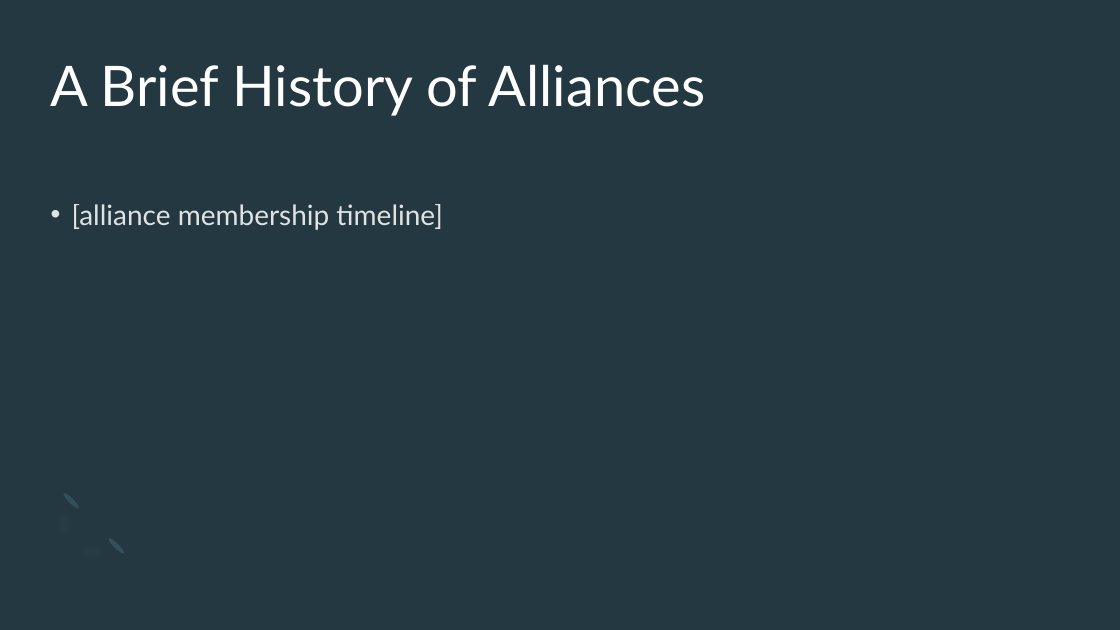
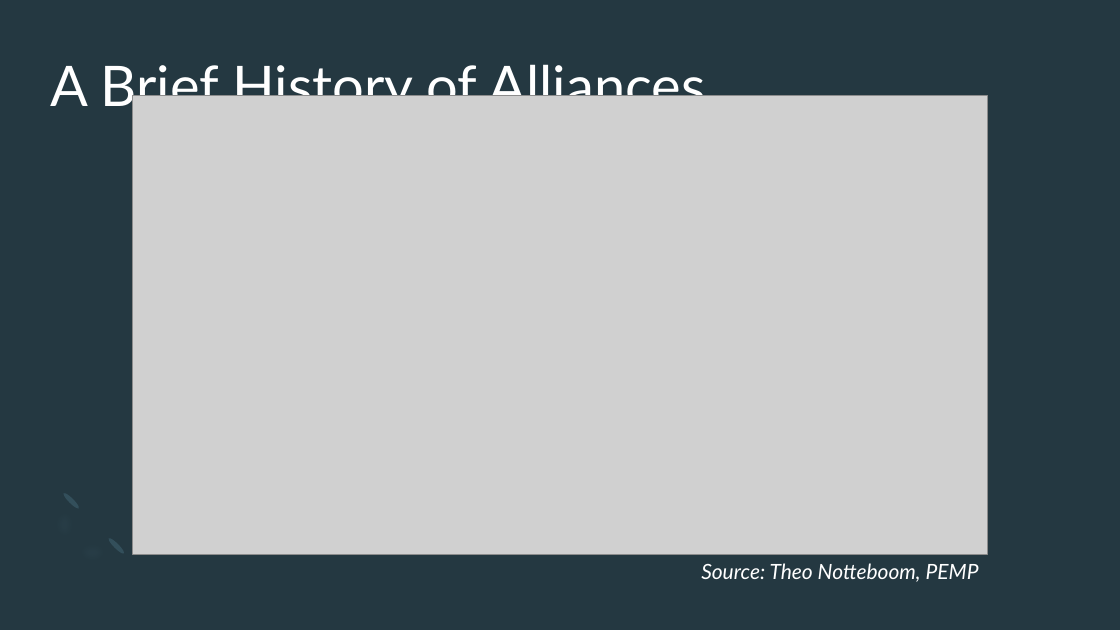
Before and after one commit to epistemetrica/Ocean-Carrier-Alliances-Project, a slide deck: slide 3 of PNREC/PNREC slides.pptx. Drawn at 1120x630 pixels with LibreOffice and Linux fonts; fonts in the diff are those of the drawing; grey boxes stand for pictures. Boxes give left, top, right and bottom in pixels: in the first picture for what was removed or moved away, otherwise in the second. Text is boxed around its words. In the diff, an @@ line names an element or a change of style, - is before the commit and + after.

```diff
--- a/PNREC/PNREC slides.pptx
+++ b/PNREC/PNREC slides.pptx
@@ picture added at (133, 96, 987, 555) @@
@@ text removed at (72, 204, 442, 230) @@
-• [alliance membership timeline]
@@ text added at (701, 563, 979, 582), 18 pt, text #FFFFFF, italic @@
+Source: Theo Notteboom, PEMP
```
Also in this commit, not shown: 4 other slides changed, 9 slides added, 3 slides removed, 13 other files.
